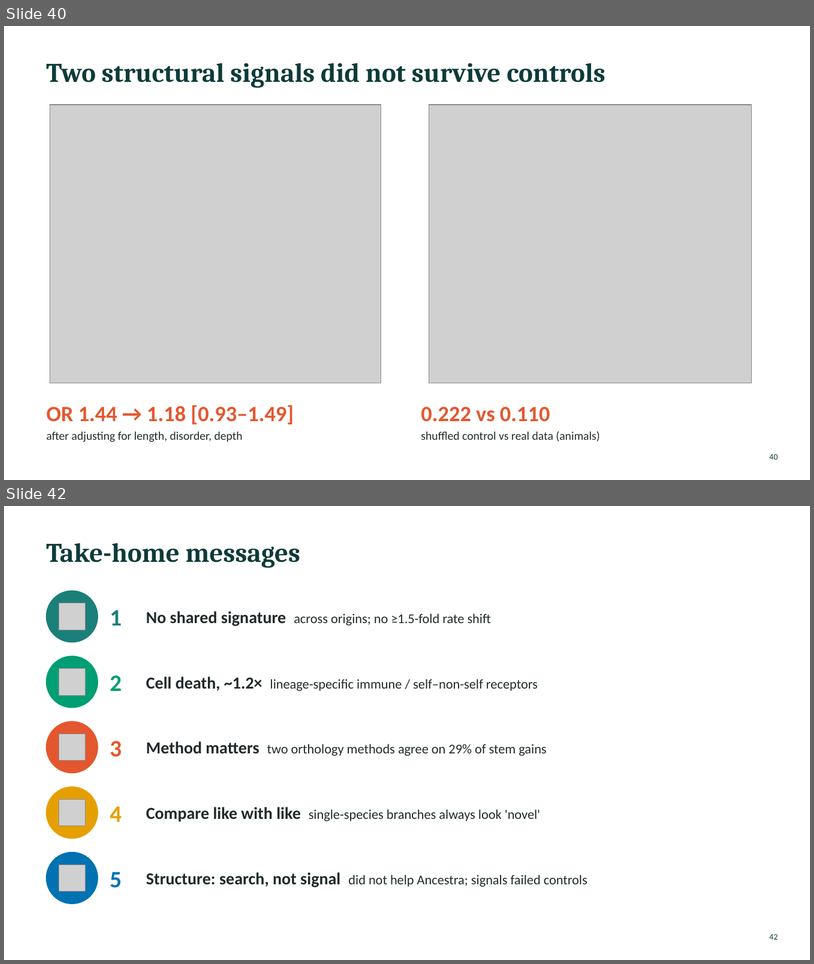
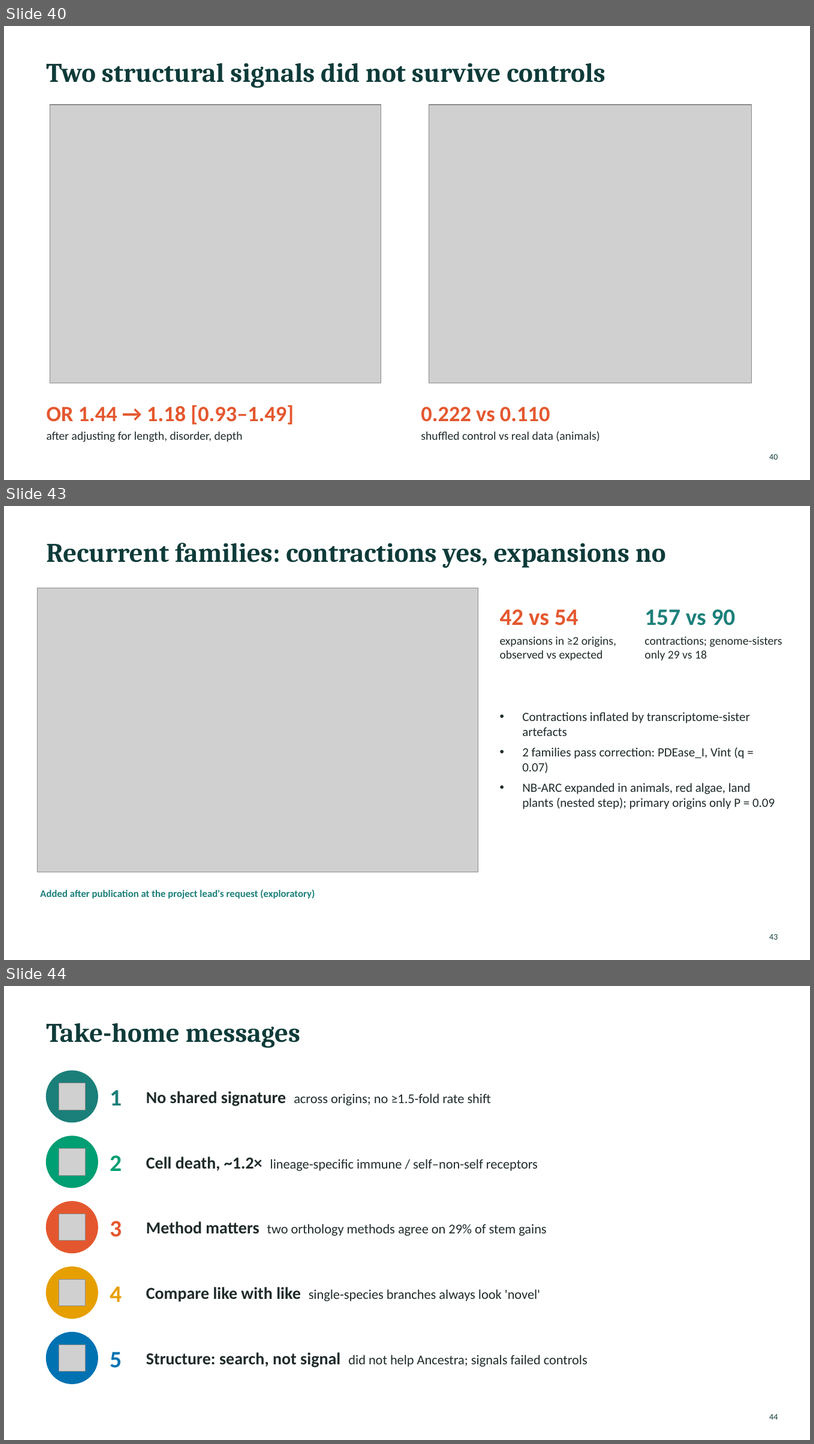
Before and after one commit to evocellnet/hackathon-phase2-multicellularity, a slide deck: report/slides/multicellularity_experiment.pptx. Shown one above the other, each under a label of ours: slides 40 and 42 before the commit, slides 40, 43 and 44 after it; the slides between them are not shown. The pictures are 814x964 and 814x1444 pixels, drawn with LibreOffice and Linux fonts; fonts in the diff are those of the drawing; grey boxes stand for pictures; background and template pictures are left out. Boxes give left, top, right and bottom in pixels: in the first picture for what was removed or moved away, otherwise in the second. Text is boxed around its words. In the diff, an @@ line names an element or a change of style, - is before the commit and + after.

```diff
--- a/report/slides/multicellularity_experiment.pptx
+++ b/report/slides/multicellularity_experiment.pptx
@@ slide 43 added at [4,506,810,960], background #FFFFFF @@
@@ title added at [46,543,666,568], 32 pt, text #0E3B39, bold @@
+Recurrent families: contractions yes, expansions no
@@ picture added at [37,588,478,872] @@
@@ text added at [500,609,579,625], 28 pt, text #E4572E, bold @@
+42 vs 54
@@ text added at [645,609,736,625], 28 pt, text #1B7F79, bold @@
+157 vs 90
@@ text added at [500,636,617,660], 14 pt, text #1F2A2A @@
+expansions in ≥2 origins, observed vs expected
@@ text added at [645,636,783,660], 14 pt, text #1F2A2A @@
+contractions; genome-sisters only 29 vs 18
@@ text added at [522,712,775,809], 15 pt, text #1F2A2A @@
+• Contractions inflated by transcriptome-sister artefacts
+• 2 families pass correction: PDEase_I, Vint (q = 0.07)
+• NB-ARC expanded in animals, red algae, land plants (nested step); primary origins only P = 0.09
@@ text added at [40,889,315,898], 12 pt, text #1B7F79, bold @@
+Added after publication at the project lead's request (exploratory)
@@ page number added at [770,934,778,939], 10 pt, text #0E3B39 @@
+43
@@ what was slide 42 is now slide 44 @@
@@ page number at [770,1414,778,1419]: text changed @@
-42
+44
```
Also in this commit, not shown: 1 slide changed, 1 other slide added, 5 other files.
